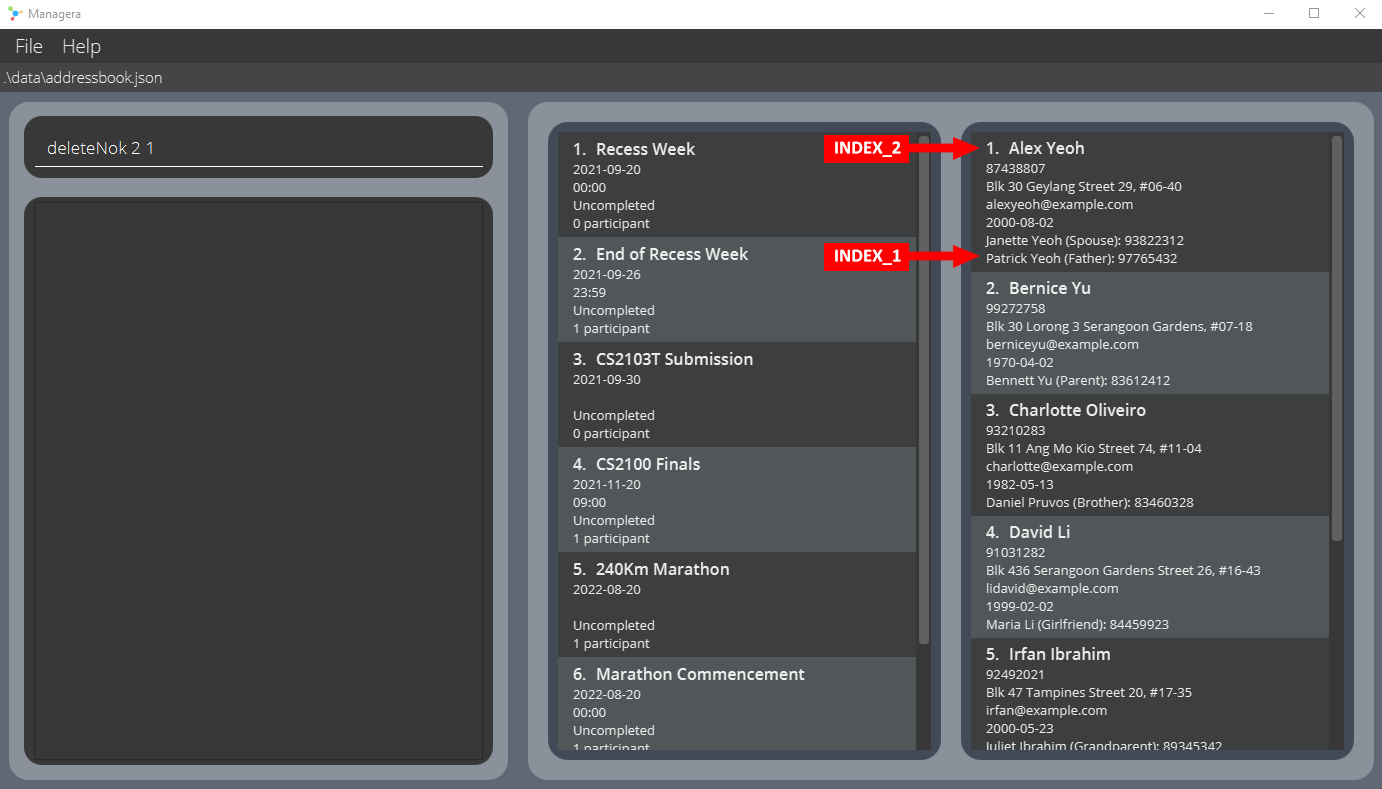
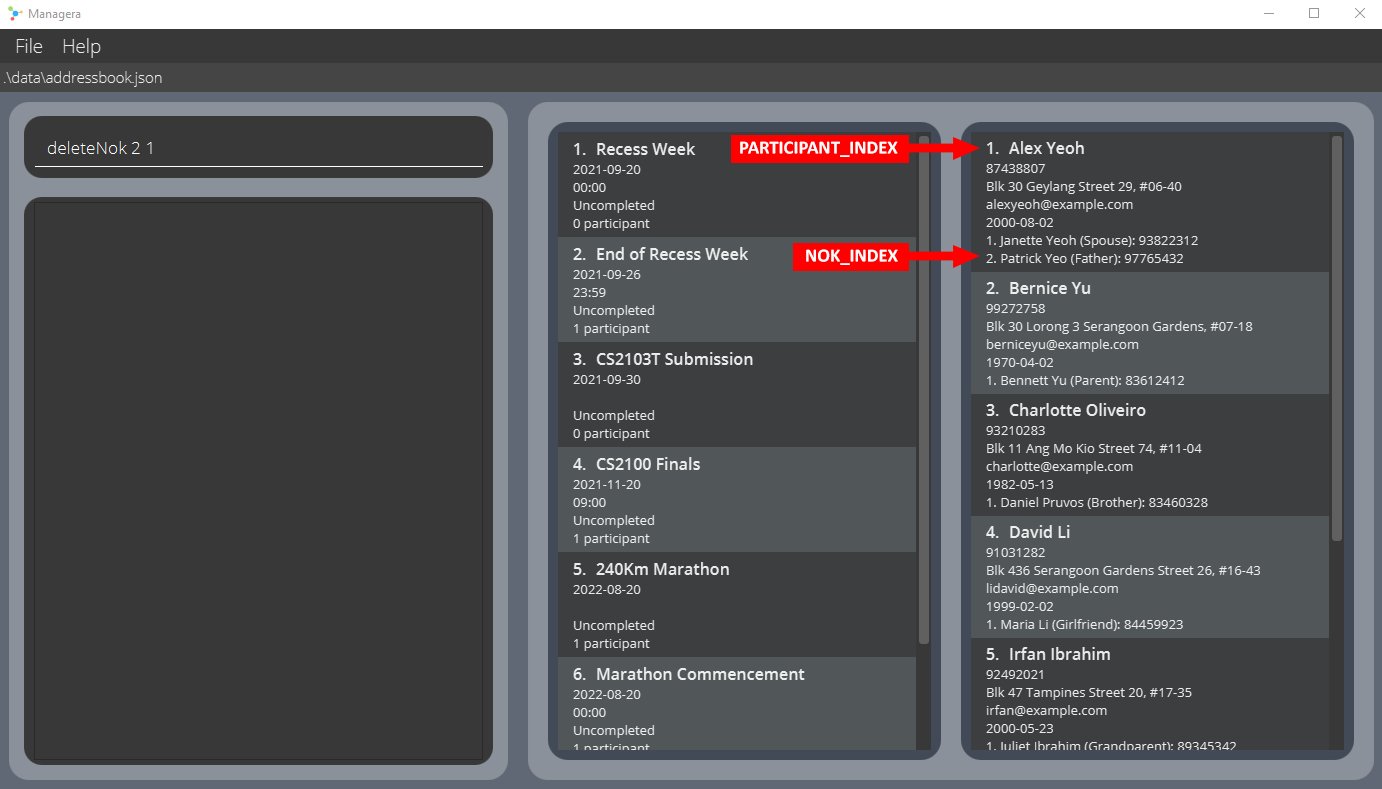
Before/after of a 1382x789 layered artwork. What changed in the layer stack:
renamed "INDEX_2" to "PARTICIPANT_INDEX", painted on it over (x1=740, y1=141, x2=901, y2=157)
painted on "Rectangle 1" (1st of 2) over (x1=731, y1=135, x2=824, y2=163)
renamed "INDEX_1" to "NOK_INDEX", painted on it over (x1=806, y1=249, x2=901, y2=265)
painted on "Rectangle 1" (2nd of 2) over (x1=793, y1=243, x2=824, y2=271)
added layer "Layer 1" above "Background" over (x1=984, y1=235, x2=1236, y2=750)
